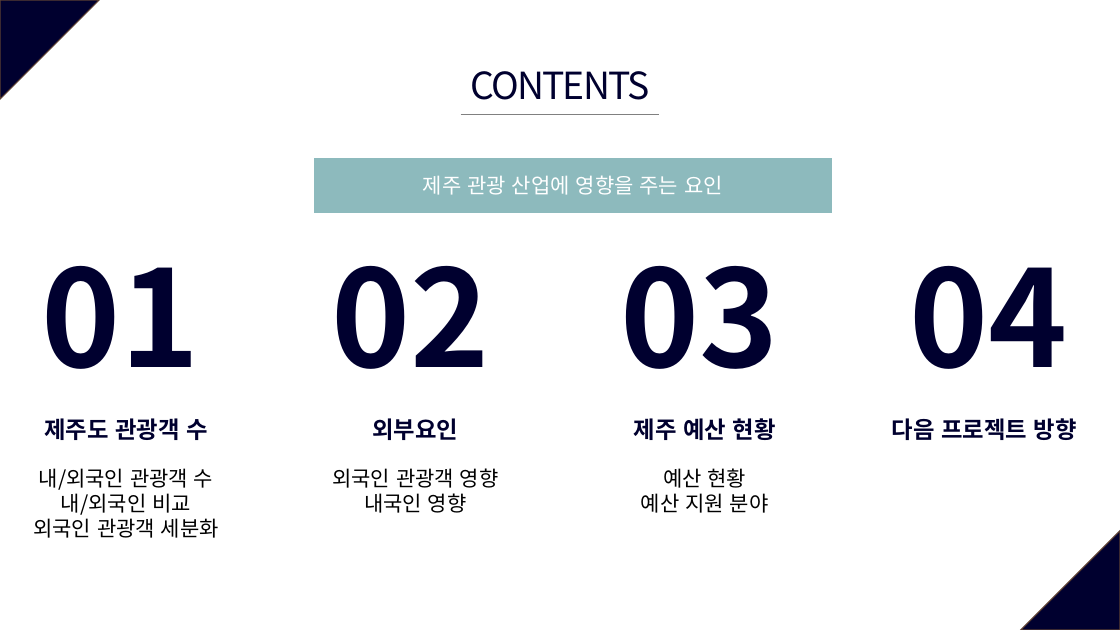
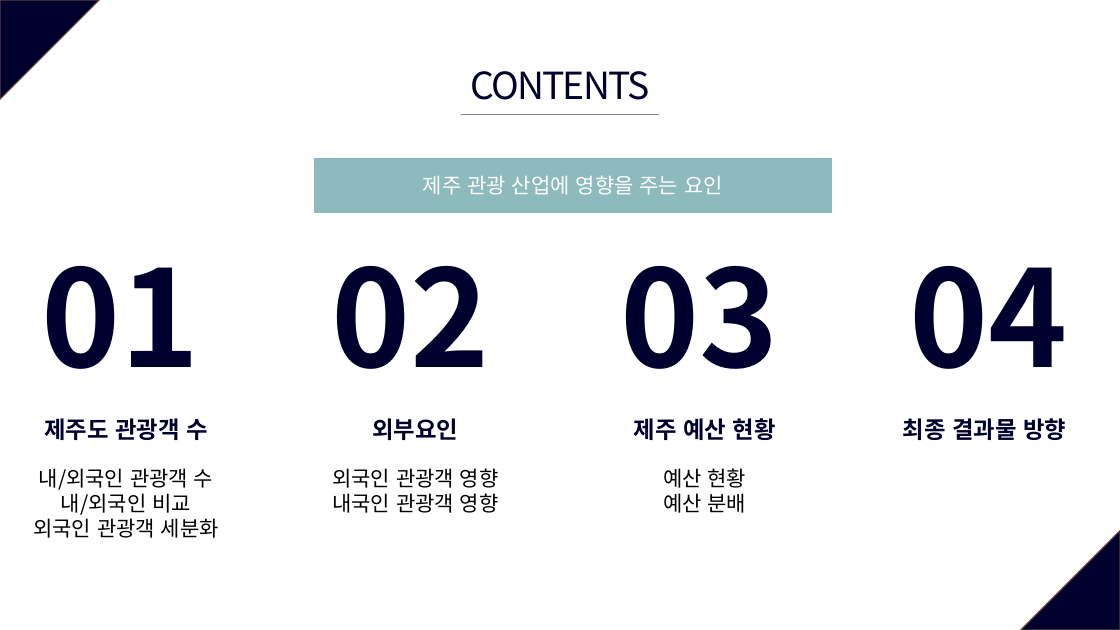
Before and after one commit to so-jeong0127/6-project, a slide deck: slide 2 of 6조_외부환경영향.pptx. Drawn at 1120x630 pixels with LibreOffice and Linux fonts; fonts in the diff are those of the drawing. Boxes give left, top, right and bottom in pixels: in the first picture for what was removed or moved away, otherwise in the second. Text is boxed around its words. In the diff, an @@ line names an element or a change of style, - is before the commit and + after.

```diff
--- a/6조_외부환경영향.pptx
+++ b/6조_외부환경영향.pptx
@@ text at <box>903,418,1066,440</box>: text changed @@
-다음 프로젝트 방향
+최종 결과물 방향
@@ text "예산 현황": place and size @@
-text "예산 현황" at <box>641,468,769,513</box>
+text "예산 현황" at <box>663,468,747,513</box>
@@ text at <box>332,493,499,513</box>: text changed @@
-내국인 영향
+내국인 관광객 영향
@@ text at <box>663,493,747,513</box>: text changed @@
-예산 지원 분야
+예산 분배
```
Also in this commit, not shown: 8 other slides changed, 4 slides added.
